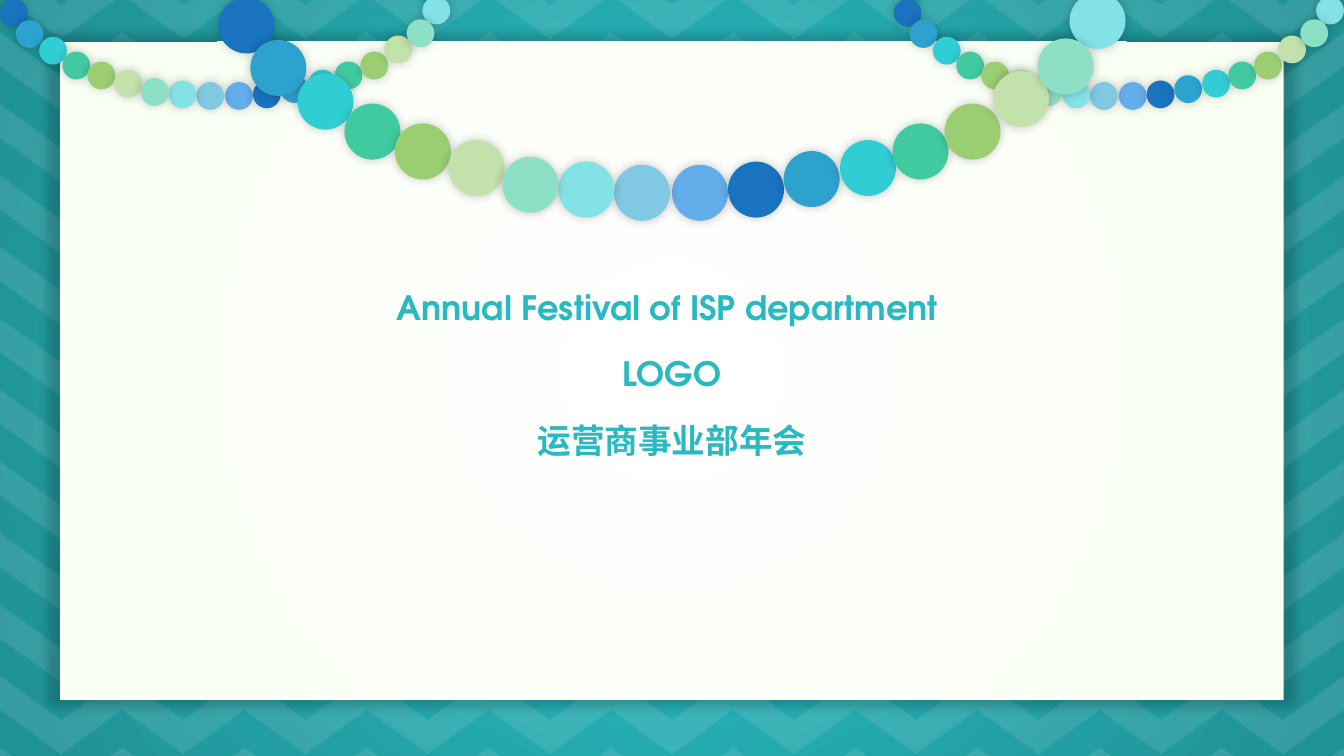
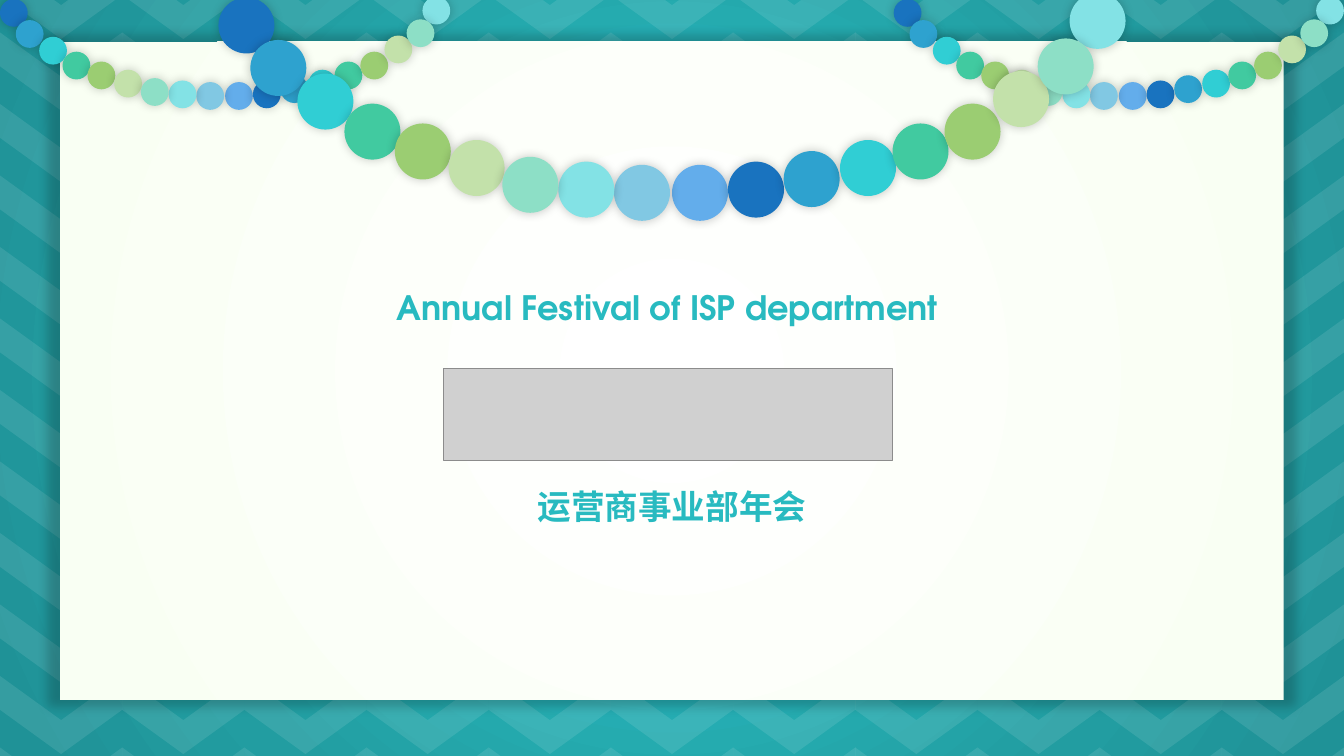
Before and after one commit to zhangzju/ExcelFixer, a slide deck: slide 2 of Main.pptx. Drawn at 1344x756 pixels with LibreOffice and Linux fonts; fonts in the diff are those of the drawing; grey boxes stand for pictures; background and template pictures are left out. Boxes give left, top, right and bottom in pixels: in the first picture for what was removed or moved away, otherwise in the second. Text is boxed around its words. In the diff, an @@ line names an element or a change of style, - is before the commit and + after.

```diff
--- a/Main.pptx
+++ b/Main.pptx
@@ picture added at (444, 369, 892, 461) @@
@@ text at (623, 360, 722, 387): paragraph removed @@
-LOGO
```
Also in this commit, not shown: 1 other slide changed, 2 slides added, 1 slide removed, 5 other files.
